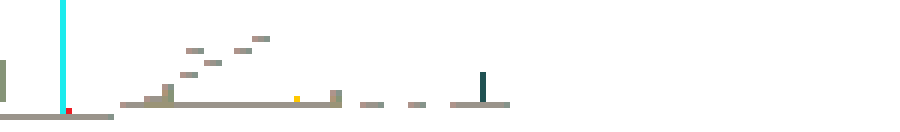
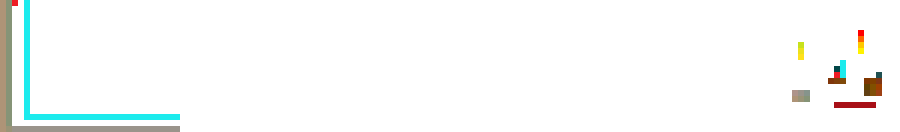
Revision of a layered 900px x 132px image; what changed, layer by layer:
renamed "Слой 4" to "Слой 5 копия 2", painted on it over (x1=0, y1=0, x2=510, y2=132)
showed "база", painted on it over (x1=792, y1=30, x2=882, y2=108)
